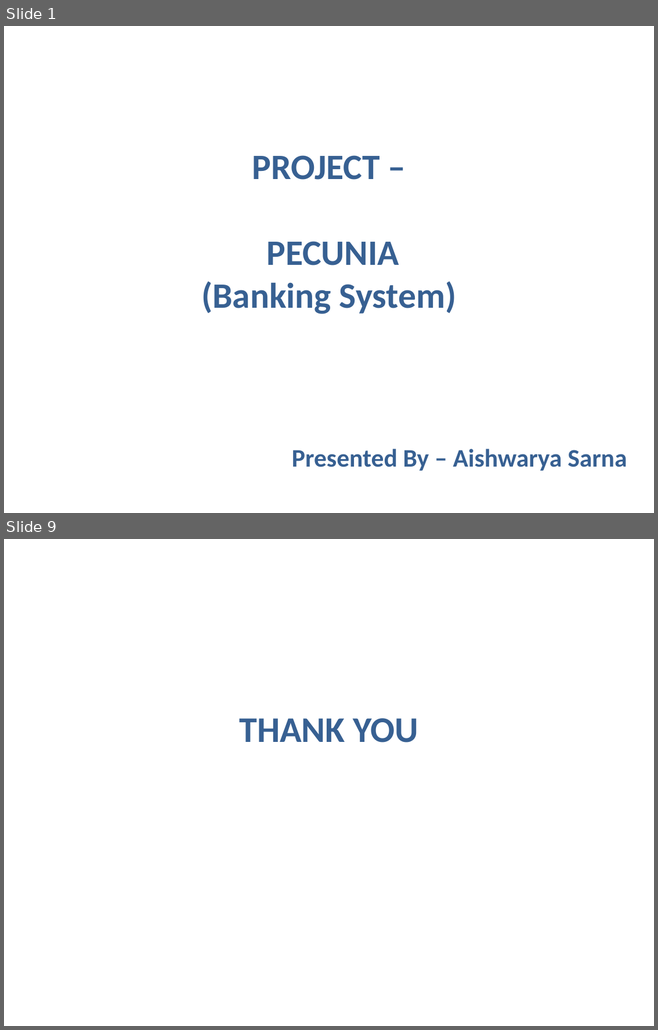
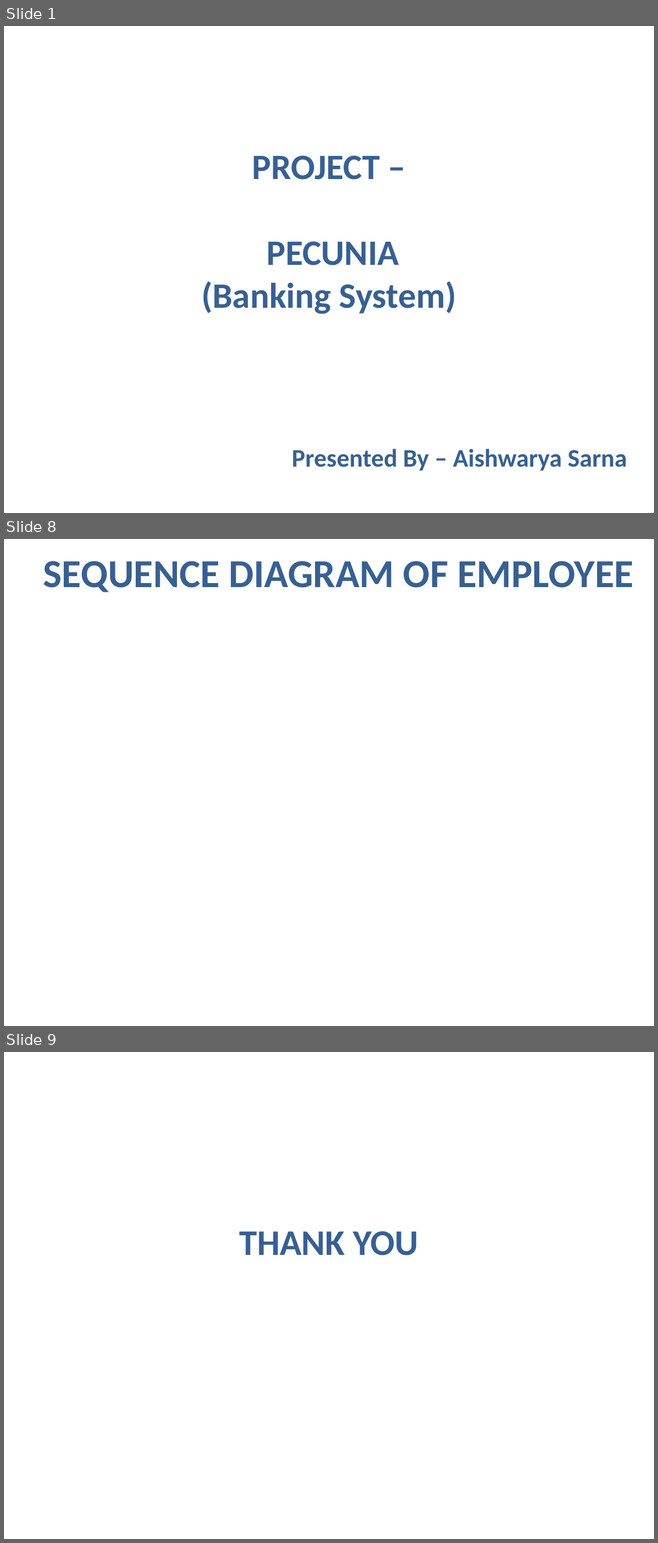
Before and after one commit to SamanwayCapg/Pecunia_codes, a slide deck: Presentation Aishwarya.pptx. Shown one above the other, each under a label of ours: slides 1 and 9 before the commit, slides 1, 8 and 9 after it; the slides between them are not shown. The pictures are 658x1030 and 658x1543 pixels, drawn with LibreOffice and Linux fonts; fonts in the diff are those of the drawing; background and template pictures are left out. Boxes give left, top, right and bottom in pixels: in the first picture for what was removed or moved away, otherwise in the second. Text is boxed around its words. In the diff, an @@ line names an element or a change of style, - is before the commit and + after.

```diff
--- a/Presentation Aishwarya.pptx
+++ b/Presentation Aishwarya.pptx
@@ slide 8 added at (x1=4, y1=539, x2=654, y2=1026), background picture (left out) @@
@@ text added at (x1=43, y1=561, x2=633, y2=592), 44 pt, text #376092, bold @@
+SEQUENCE DIAGRAM OF EMPLOYEE
```
Also in this commit, not shown: 6 slides changed, 1 slide removed.
